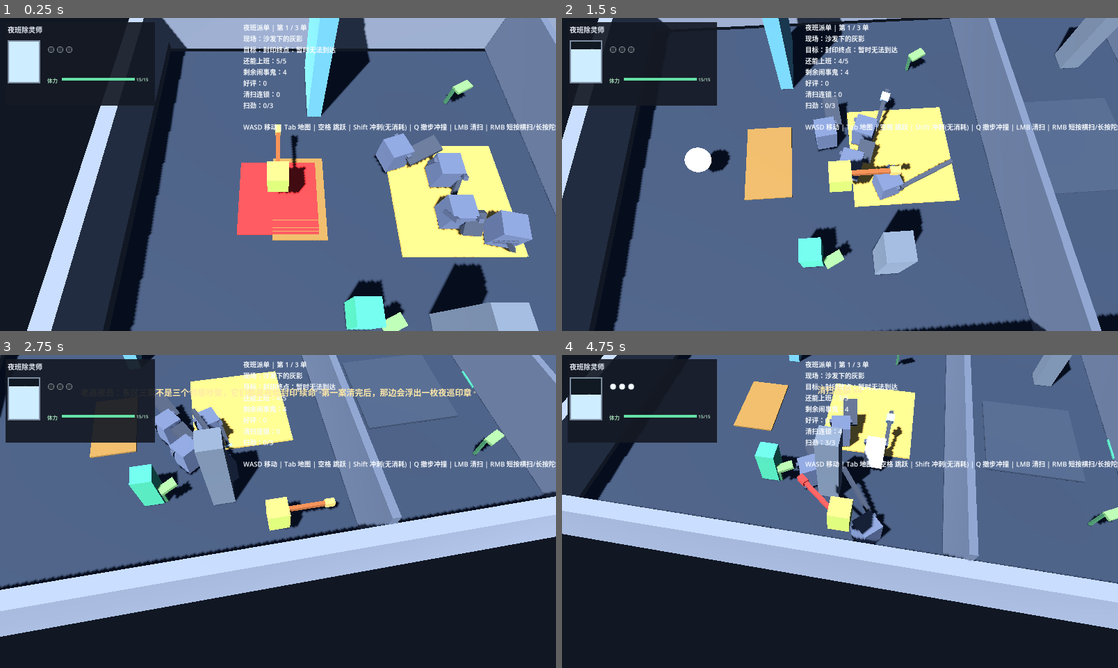
Above: before the commit, frames 1-4 (two rows, left to right).
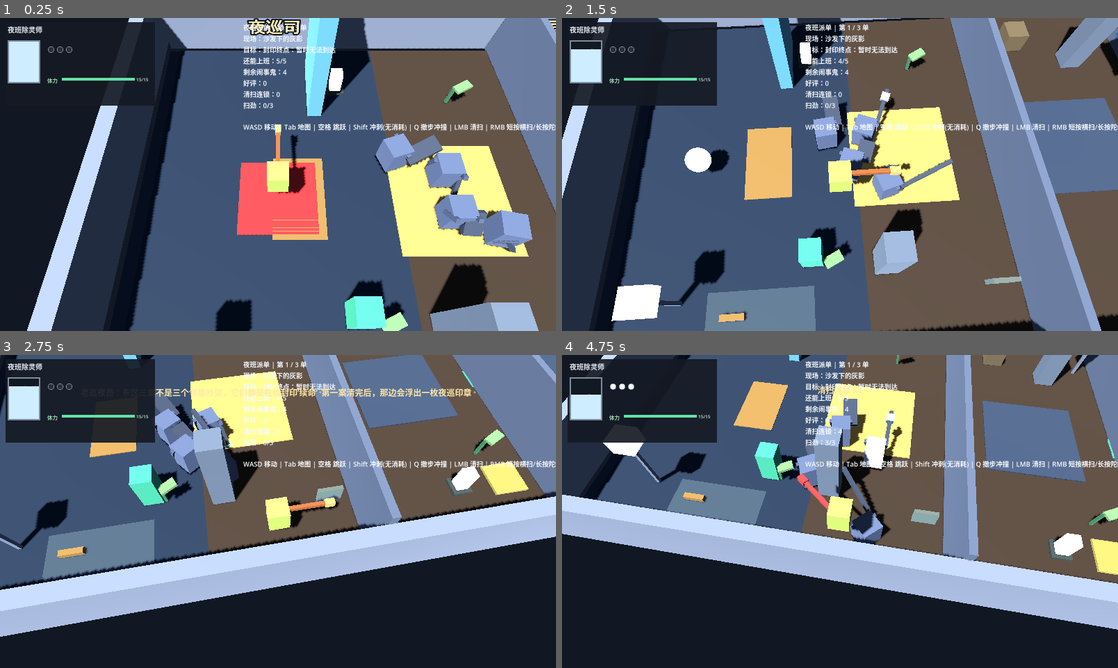
Above: after the commit, the same moments.

Repository: l754121012-afk/Ychuling
Game: Godot game, scene res://scenes/main/V2FirstLoop.tscn
Same seed, same stepped clock (60 frames per second), same inputs: the game is played once before the commit and once after it.
Inputs (mouse positions are in pixels of both pictures, inside the frame that each line leads up to):
- Up to frame 1 (0.25 s): no input
- Up to frame 2 (1.5 s): tap Enter (confirm) at 0.5 s; move the mouse to (962, 158) at 0.52 s; hold D (move_right) 0.53-1.28 s; tap E (interact) at 0.6 s; click (962, 158) at 0.67 s; tap Space (jump) at 0.77 s; move the mouse to (728, 190) at 1.27 s; hold S (move_down) from 1.28 s (still down); click (728, 190) at 1.35 s
- Up to frame 3 (2.75 s): tap Space (jump) at 1.52 s; tap E (interact) at 1.55, 2.3 s; move the mouse to (333, 442) at 2.02 s; release S (move_down) at 2.03 s; hold D (move_right) from 2.03 s (still down); tap Enter (confirm) at 2.1 s
- Up to frame 4 (4.75 s): move the mouse to (812, 574) at 2.77 s; release D (move_right) at 2.78 s; hold W (move_up) 2.78-3.53 s; tap Shift (dash) at 2.85 s; click (812, 574) at 2.92 s; tap Space (jump) at 3.02, 3.77, 4.52 s; tap E (interact) at 3.05, 3.8, 4.35 s; move the mouse to (1006, 558) at 3.52 s; hold X (heal) 3.53-4.28 s; hold A (move_left) from 3.53 s (still down); move the mouse to (673, 464) at 4.27 s

The runs differ from the first frame. In frame 1, 14% of the frame differs, in the area x 23-100%, y 0-100%; in frame 2, 29%, in the area x 8-100%, y 0-100%; in frame 3, 20%; in frame 4, 22%.

Commit message:
feat(v2): map data-driven regions, zone partitioning and env component pool
- Wire M2RouteLab to V2RouteData + V2RegionBuilder (_build_region_world), drop hardcoded decor
- Build region world from first_night_region.json: 4 district floors + props/decor/gates
- Add three rituals: case delivery, ability-gate door open (opened signal), boss reveal
- Add V2RegionBuilder build smoke and verify all v2 + m2 smokes pass

Diff:
--- a/project/content/route/first_night_region.json
+++ b/project/content/route/first_night_region.json
@@ -6,6 +6,105 @@
     {"x": -13.5, "y": 0.9, "z": 0.0}
   ],
   "zones": [
+    {
+      "id": "district_nightwatch",
+      "name": "夜巡司",
+      "type": "district",
+      "min_x": -19.5,
+      "max_x": -10.0,
+      "x": -14.75,
+      "z": 0.0,
+      "span": 4.75,
+      "depth": 16.0,
+      "floor_color": "#2b3a4e",
+      "props": [
+        {"type": "breakable", "id": "night_jar", "x": -16.5, "z": 5.6}
+      ],
+      "decor": [
+        {"type": "waterfall", "x": -13.0, "z": -5.4, "w": 3.0, "h": 7.0},
+        {"type": "plant", "x": -11.5, "z": 4.5},
+        {"type": "lamp", "x": -17.0, "z": 5.6, "r": 0.65},
+        {"type": "plaque", "x": -15.0, "z": 6.2},
+        {"type": "spirit_fire", "x": -12.0, "z": -5.5},
+        {"type": "mist", "x": -14.0, "z": 6.5, "sw": 4.0, "sd": 2.4}
+      ]
+    },
+    {
+      "id": "district_residential",
+      "name": "居住区",
+      "type": "district",
+      "min_x": -10.0,
+      "max_x": 4.5,
+      "x": -2.75,
+      "z": 0.0,
+      "span": 7.25,
+      "depth": 16.0,
+      "floor_color": "#4a3b2e",
+      "props": [
+        {"type": "pressure", "x": 2.5, "z": 6.0, "size": 1.4},
+        {"type": "box", "x": -1.5, "z": -6.0, "size": 1.0},
+        {"type": "breakable", "id": "night_jar_0", "x": -6.5, "z": 4.0},
+        {"type": "breakable", "id": "night_jar_1", "x": -5.7, "z": 4.0},
+        {"type": "breakable", "id": "night_jar_2", "x": -4.9, "z": 4.0}
+      ],
+      "decor": [
+        {"type": "plant", "x": -7.0, "z": -4.7},
+        {"type": "plant", "x": 2.0, "z": 4.5},
+        {"type": "pillar", "x": -9.2, "z": 4.6, "r": 0.45, "h": 3.4},
+        {"type": "pillar", "x": 1.2, "z": -4.7, "r": 0.45, "h": 3.8},
+        {"type": "window", "x": -5.0, "z": 5.6, "w": 1.0, "h": 1.6},
+        {"type": "lamp", "x": 3.0, "z": -5.6, "r": 0.6},
+        {"type": "spirit_fire", "x": 0.5, "z": 6.0}
+      ]
+    },
+    {
+      "id": "district_theater",
+      "name": "旧剧场·电视台",
+      "type": "district",
+      "min_x": 4.5,
+      "max_x": 10.5,
+      "x": 7.5,
+      "z": 0.0,
+      "span": 3.0,
+      "depth": 16.0,
+      "floor_color": "#4a2c3c",
+      "props": [
+        {"type": "lift", "x": 6.0, "z": -6.0, "lift": 2.0, "dur": 2.4},
+        {"type": "breakable", "id": "theater_jar", "x": 9.5, "z": 5.5}
+      ],
+      "decor": [
+        {"type": "plant", "x": 8.5, "z": -4.5},
+        {"type": "pillar", "x": 10.2, "z": 4.5, "r": 0.6, "h": 5.0},
+        {"type": "lamp", "x": 5.5, "z": 5.6, "r": 0.65},
+        {"type": "window", "x": 9.0, "z": 5.6, "w": 1.2, "h": 1.8},
+        {"type": "spirit_fire", "x": 7.0, "z": -5.5},
+        {"type": "plaque", "x": 5.5, "z": -6.0}
+      ]
+    },
+    {
+      "id": "district_seal",
+      "name": "Boss 封印场",
+      "type": "district",
+      "min_x": 10.5,
+      "max_x": 20.0,
+      "x": 15.25,
+      "z": 0.0,
+      "span": 4.75,
+      "depth": 16.0,
+      "floor_color": "#2f4a40",
+      "props": [
+        {"type": "pressure", "x": 12.0, "z": -5.6, "size": 1.6},
+        {"type": "box", "x": 13.0, "z": 5.6, "size": 1.1},
+        {"type": "lift", "x": 17.5, "z": -6.0, "lift": 2.4, "dur": 2.8}
+      ],
+      "decor": [
+        {"type": "pillar", "x": 12.5, "z": 5.0, "r": 0.7, "h": 6.0},
+        {"type": "pillar", "x": 18.0, "z": -5.0, "r": 0.7, "h": 6.0},
+        {"type": "lamp", "x": 16.0, "z": 5.6, "r": 0.7},
+        {"type": "spirit_fire", "x": 19.0, "z": 5.5},
+        {"type": "waterfall", "x": 14.0, "z": -5.4, "w": 2.5, "h": 6.0}
+      ]
+    },
     {"id": "rest", "type": "rest", "x": -13.5, "z": 0.0},
     {"id": "shortcut_east", "type": "path", "x": -4.0, "z": 4.0},
     {"id": "case_sofa", "type": "case", "x": -8.0, "z": 0.0},
@@ -17,7 +116,7 @@
   "ability_gates": [
     {"id": "shortcut_gate", "required_ability": "night_stamp", "unlocks_zone": "shortcut_east"},
     {"id": "boss_gate", "required_quest": "side_b", "unlocks_zone": "boss_room"},
-    {"id": "seal_door", "required_boss": "seal_boss", "unlocks_zone": "seal_endpoint"}
+    {"id": "seal_door", "required_boss": "seal_boss", "unlocks_zone": "seal_endpoint", "world": true, "x": 15.4, "z": 0.0, "kind": "boss", "prompt": "封印之门"}
   ],
   "abilities": [
     {"id": "night_stamp", "name": "夜巡印章", "flavor": "让旧路出现新的入口。"},
--- a/project/scripts/main/M2RouteLab.gd
+++ b/project/scripts/main/M2RouteLab.gd
@@ -6,8 +6,8 @@
 const GateScript := preload("res://scripts/v2/V2AbilityGate.gd")
 const PickupScript := preload("res://scripts/v2/V2AbilityPickup.gd")
 const RitualScript := preload("res://scripts/v2/V2RitualEffect.gd")
-const EnvFactory := preload("res://scripts/v2/V2EnvFactory.gd")
-const BreakableScript := preload("res://scripts/v2/V2Breakable.gd")
+const V2RouteData := preload("res://scripts/v2/V2RouteData.gd")
+const V2RegionBuilder := preload("res://scripts/v2/V2RegionBuilder.gd")
 
 const CAMERA_HEIGHT := 10.5
 const CAMERA_BACK := 5.0
@@ -82,11 +82,13 @@
 var _map_current_label: Label
 var _zone_marker_labels: Array[Label] = []
 var _npc_data: Array[Dictionary] = []
+var _region_gates: Dictionary = {}
 
 
 func _ready() -> void:
 	_build_environment()
 	_build_route_floor()
+	_build_region_world()
 	_build_case_pads()
 	_build_rest_markers()
 	_build_route_gates()
@@ -96,7 +98,6 @@
 	_build_hud()
 	_setup_map_hud()
 	_build_v2_npcs()
-	_build_v2_env_decor()
 	_activate_case(_case_index)
 
 
@@ -141,12 +142,14 @@
 
 func _complete_current_case() -> void:
 	_review_count += 1
+	var case_pos: Vector3 = Vector3(float(CASES[_case_index]["zone_x"]), 0.0, 0.0)
 	_set_pad_color(_case_index, Color("#6fce8f"))
 	if _case_index == 0 and not _has_night_stamp:
 		_spawn_stamp_reward()
 		_show_event("案件1清完：附近出现了夜巡印章")
 		_update_hud()
 		return
+	_spawn_ritual(case_pos, Color("#ffe08a"))
 	if _case_index < CASES.size() - 1:
 		_show_event("顾客回访：五星好评，下一单已亮起")
 		_case_index += 1
@@ -209,6 +212,7 @@
 	_final_started = true
 	_boss_waiting_npc = false
 	_boss_revealed = true
+	_spawn_ritual(FINAL_POS, Color("#c9f2ff"))
 	var minion_styles: Array[String] = ["swipe", "pool", "shot"]
 	for index in range(FINAL_MINION_POS.size()):
 		var minion: TestGhost = GhostScript.new()
@@ -263,15 +267,25 @@
 
 
 func _build_v2_seal_end() -> void:
-	_seal_gate = GateScript.new()
-	_seal_gate.set("gate_id", "seal_door")
-	_seal_gate.set("required_boss", "seal_boss")
-	_seal_gate.position = Vector3(15.4, 0.0, 0.0)
-	add_child(_seal_gate)
+	var built_door: Node = _region_gates.get("seal_door")
+	if is_instance_valid(built_door):
+		_seal_gate = built_door
+	else:
+		_seal_gate = GateScript.new()
+		_seal_gate.set("gate_id", "seal_door")
+		_seal_gate.set("required_boss", "seal_boss")
+		_seal_gate.position = Vector3(15.4, 0.0, 0.0)
+		add_child(_seal_gate)
+	if is_instance_valid(_seal_gate):
+		_seal_gate.opened.connect(_on_seal_gate_opened)
 
 	_target_marker = PlaceholderKit.box("art_key_v2_seal_target", Color("#f2d77a"), Vector3(1.2, 4.0, 1.2))
 	_target_marker.position = Vector3(18.2, 2.0, 0.0)
 	add_child(_target_marker)
+
+
+func _on_seal_gate_opened(_gate_id: String) -> void:
+	_spawn_ritual(_seal_gate.global_position if is_instance_valid(_seal_gate) else Vector3(15.4, 0.0, 0.0), Color("#ffd166"))
 
 
 func _build_v2_npcs() -> void:
@@ -293,22 +307,6 @@
 		add_child(marker)
 
 
-func _build_v2_env_decor() -> void:
-	EnvFactory.waterfall(self, Vector3(-13.0, 0.0, -5.4), 3.0, 7.0)
-	EnvFactory.plant(self, Vector3(-11.5, 0.0, 4.5))
-	EnvFactory.plant(self, Vector3(-7.0, 0.0, -4.7))
-	EnvFactory.plant(self, Vector3(2.0, 0.0, 4.5))
-	EnvFactory.plant(self, Vector3(8.5, 0.0, -4.5))
-	EnvFactory.pillar(self, Vector3(-9.2, 0.0, 4.6), 0.45, 3.4)
-	EnvFactory.pillar(self, Vector3(1.2, 0.0, -4.7), 0.45, 3.8)
-	EnvFactory.pillar(self, Vector3(10.2, 0.0, 4.5), 0.6, 5.0)
-	for index in range(3):
-		var jar: StaticBody3D = BreakableScript.new()
-		jar.set("breakable_id", "night_jar_%d" % index)
-		add_child(jar)
-		jar.position = Vector3(-6.5 + index * 0.8, 0.0, 4.0)
-
-
 func _spawn_ritual(p_position: Vector3, p_color: Color = Color("#ffe08a")) -> void:
 	var effect: Node3D = RitualScript.new()
 	add_child(effect)
@@ -370,6 +368,15 @@
 	var start_pad := PlaceholderKit.box("art_key_route_start", Color("#b58b4a"), Vector3(2.0, 0.08, 3.4))
 	start_pad.position = Vector3(-13.8, 0.04, 0.0)
 	add_child(start_pad)
+
+
+func _build_region_world() -> void:
+	var region: Dictionary = V2RouteData.load_region()
+	if region.is_empty():
+		return
+	var handle: Dictionary = V2RegionBuilder.build(self, region)
+	var gates: Dictionary = handle.get("gates", {})
+	_region_gates = gates
 
 
 func _add_boundary_wall(p_name: String, p_size: Vector3, p_position: Vector3) -> void:
--- a/project/scripts/v2/V2AbilityGate.gd
+++ b/project/scripts/v2/V2AbilityGate.gd
@@ -6,6 +6,11 @@
 @export var gate_id := ""
 @export var required_ability := ""
 @export var required_boss := ""
+@export var required_quest := ""
+@export var kind := "" # "e" | "ability" | "boss" | "quest"
+@export var prompt := ""
+
+var quest_flags: Dictionary = {}
 
 var _opened := false
 
@@ -22,11 +27,26 @@
 		return false
 	if not required_boss.is_empty() and not p_boss_defeated:
 		return false
+	if not required_quest.is_empty() and not quest_flags.has(required_quest):
+		return false
 	return true
+
+
+func can_interact(p_abilities: Dictionary, p_boss_defeated: bool, p_quest_flags: Dictionary = {}) -> bool:
+	if not p_quest_flags.is_empty():
+		quest_flags = p_quest_flags
+	return can_open(p_abilities, p_boss_defeated)
 
 
 func try_open(p_abilities: Dictionary, p_boss_defeated: bool) -> bool:
 	if not can_open(p_abilities, p_boss_defeated):
+		return false
+	_open_now()
+	return true
+
+
+func attempt_open(p_abilities: Dictionary, p_boss_defeated: bool, p_quest_flags: Dictionary = {}) -> bool:
+	if not can_interact(p_abilities, p_boss_defeated, p_quest_flags):
 		return false
 	_open_now()
 	return true
--- a/project/scripts/v2/V2EnvFactory.gd
+++ b/project/scripts/v2/V2EnvFactory.gd
@@ -43,3 +43,142 @@
 	p_parent.add_child(mesh)
 	mesh.position = p_position + Vector3(0.0, p_height * 0.5, 0.0)
 	return mesh
+
+
+# 区域主题地板：只在已有走廊上铺一层薄色板，作为“区域身份”的可读色块，不参与碰撞。
+static func zone_floor(p_parent: Node, p_center: Vector3, p_size: Vector3, p_color: Color) -> MeshInstance3D:
+	var mesh := PlaceholderKit.box("art_key_v2_zone_floor", p_color, p_size)
+	p_parent.add_child(mesh)
+	mesh.position = p_center
+	return mesh
+
+
+static func lamp(p_parent: Node, p_position: Vector3, p_radius: float = 0.65, p_color: Color = Color("#ffd98a")) -> Node3D:
+	var host := Node3D.new()
+	host.name = "DecorLamp"
+	p_parent.add_child(host)
+	host.position = p_position
+	var pole := PlaceholderKit.box("art_key_v2_lamp_pole", Color("#8b96a8"), Vector3(0.14, 2.6, 0.14))
+	pole.position.y = 1.3
+	host.add_child(pole)
+	var head := PlaceholderKit.box("art_key_v2_lamp_head", p_color, Vector3(p_radius * 1.4, p_radius, p_radius * 1.4))
+	head.material_override = PlaceholderKit.emissive_material(p_color, 1.8)
+	head.position.y = 2.75
+	host.add_child(head)
+	return host
+
+
+static func window(p_parent: Node, p_position: Vector3, p_width: float = 1.0, p_height: float = 1.6, p_color: Color = Color("#9fd8ff")) -> MeshInstance3D:
+	var mesh := PlaceholderKit.box("art_key_v2_window", p_color, Vector3(p_width, p_height, 0.16))
+	mesh.material_override = PlaceholderKit.material_alpha(p_color, 0.55)
+	p_parent.add_child(mesh)
+	mesh.position = p_position
+	return mesh
+
+
+static func plaque(p_parent: Node, p_position: Vector3, p_color: Color = Color("#b58b4a")) -> MeshInstance3D:
+	var mesh := PlaceholderKit.box("art_key_v2_plaque", p_color, Vector3(0.9, 0.5, 0.24))
+	p_parent.add_child(mesh)
+	mesh.position = p_position
+	return mesh
+
+
+static func spirit_fire(p_parent: Node, p_position: Vector3, p_scale: float = 1.0, p_color: Color = Color("#7ad7cf")) -> Node3D:
+	var host := Node3D.new()
+	host.name = "DecorSpiritFire"
+	p_parent.add_child(host)
+	host.position = p_position
+	var base := PlaceholderKit.box("art_key_v2_spirit_fire_base", Color("#48534f"), Vector3(0.8, 0.16, 0.8) * p_scale)
+	base.position.y = 0.08 * p_scale
+	host.add_child(base)
+	var flame := PlaceholderKit.box("art_key_v2_spirit_fire", p_color, Vector3(0.5, 0.9, 0.5) * p_scale)
+	flame.material_override = PlaceholderKit.emissive_material(p_color, 2.4)
+	flame.position.y = 0.62 * p_scale
+	host.add_child(flame)
+	return host
+
+
+static func mist_zone(p_parent: Node, p_position: Vector3, p_size: Vector2 = Vector2(5.0, 3.0), p_color: Color = Color("#9fb8cf")) -> MeshInstance3D:
+	var mesh := PlaceholderKit.ground_quad("art_key_v2_mist_zone", p_color, p_size)
+	mesh.material_override = PlaceholderKit.material_alpha(p_color, 0.26)
+	p_parent.add_child(mesh)
+	mesh.position = p_position + Vector3(0.0, 0.05, 0.0)
+	return mesh
+
+
+# 压力机关：Area3D 触发器，玩家/箱子压上会发 pressed 信号，可在运行时连到门/机关。
+static func pressure_plate(p_parent: Node, p_position: Vector3, p_size: float = 1.4, p_color: Color = Color("#c9b45a")) -> Area3D:
+	var plate := Area3D.new()
+	plate.name = "PressurePlate"
+	p_parent.add_child(plate)
+	plate.position = p_position
+	var shape := BoxShape3D.new()
+	shape.size = Vector3(p_size, 0.24, p_size)
+	var collision := CollisionShape3D.new()
+	collision.shape = shape
+	collision.position.y = 0.12
+	plate.add_child(collision)
+	var mesh := PlaceholderKit.box("art_key_v2_pressure_plate", p_color, Vector3(p_size, 0.1, p_size))
+	mesh.position.y = 0.14
+	plate.add_child(mesh)
+	plate.set_meta("press_color", p_color)
+	return plate
+
+
+# 可推箱：RigidBody3D 物理箱，可被撞击/推动。
+static func pushable_box(p_parent: Node, p_position: Vector3, p_size: float = 1.0, p_color: Color = Color("#7f6e50")) -> RigidBody3D:
+	var box := RigidBody3D.new()
+	box.name = "PushableBox"
+	p_parent.add_child(box)
+	box.position = p_position
+	var shape := BoxShape3D.new()
+	shape.size = Vector3(p_size, p_size, p_size)
+	var collision := CollisionShape3D.new()
+	collision.shape = shape
+	collision.position.y = p_size * 0.5
+	box.add_child(collision)
+	var mesh := PlaceholderKit.box("art_key_v2_pushable_box", p_color, Vector3(p_size, p_size, p_size))
+	mesh.position.y = p_size * 0.5
+	box.add_child(mesh)
+	box.mass = 3.0
+	return box
+
+
+# 升降平台：AnimatableBody3D 上下往返，站在上面的角色会随平台移动。
+static func lift_platform(p_parent: Node, p_position: Vector3, p_lift_height: float = 2.0, p_duration: float = 2.4, p_size: Vector3 = Vector3(2.4, 0.3, 2.0)) -> AnimatableBody3D:
+	var lift := AnimatableBody3D.new()
+	lift.name = "LiftPlatform"
+	p_parent.add_child(lift)
+	lift.position = p_position
+	var shape := BoxShape3D.new()
+	shape.size = p_size
+	var collision := CollisionShape3D.new()
+	collision.shape = shape
+	collision.position.y = p_size.y * 0.5
+	lift.add_child(collision)
+	var mesh := PlaceholderKit.box("art_key_v2_lift_platform", Color("#3f6d8c"), p_size)
+	mesh.position.y = p_size.y * 0.5
+	lift.add_child(mesh)
+	var tween := lift.create_tween()
+	tween.set_loops()
+	tween.tween_property(lift, "position", p_position + Vector3(0.0, p_lift_height, 0.0), p_duration).set_trans(Tween.TRANS_SINE).set_ease(Tween.EASE_IN_OUT)
+	tween.tween_property(lift, "position", p_position, p_duration).set_trans(Tween.TRANS_SINE).set_ease(Tween.EASE_IN_OUT)
+	return lift
+
+
+# 统一可互动门：E 门 / 能力门 / Boss 门共用一套节点与开法。
+static func interactive_door(p_parent: Node, p_position: Vector3, p_size: Vector3 = Vector3(0.5, 3.2, 2.0), p_color: Color = Color("#6a4352")) -> StaticBody3D:
+	var door := StaticBody3D.new()
+	door.name = "InteractiveDoor"
+	p_parent.add_child(door)
+	door.position = p_position
+	var shape := BoxShape3D.new()
+	shape.size = p_size
+	var collision := CollisionShape3D.new()
+	collision.shape = shape
+	collision.position.y = p_size.y * 0.5
+	door.add_child(collision)
+	var mesh := PlaceholderKit.box("art_key_v2_interactive_door", p_color, p_size)
+	mesh.position.y = p_size.y * 0.5
+	door.add_child(mesh)
+	return door
--- /dev/null
+++ b/project/scripts/v2/V2RegionBuilder.gd
@@ -0,0 +1,152 @@
+class_name V2RegionBuilder
+extends RefCounted
+
+const RouteData := preload("res://scripts/v2/V2RouteData.gd")
+const EnvFactory := preload("res://scripts/v2/V2EnvFactory.gd")
+const GateScript := preload("res://scripts/v2/V2AbilityGate.gd")
+const BreakableScript := preload("res://scripts/v2/V2Breakable.gd")
+
+
+# 按 Region JSON 生成区域世界（环境层），并把“改 JSON -> 跑地图”落地。
+# 返回句柄字典：{ "zones": {id: Node3D}, "gates": {id: V2AbilityGate}, "props": int, "decor": int, "floors": int }
+static func build(p_parent: Node, p_region: Dictionary) -> Dictionary:
+	var zones := {}
+	var gates := {}
+	var prop_count := 0
+	var decor_count := 0
+	var floor_count := 0
+
+	for zone in p_region.get("zones", []):
+		if not (zone.has("min_x") and zone.has("max_x")):
+			continue
+		var zone_host := _build_zone(p_parent, zone)
+		zones[zone.get("id", "")] = zone_host
+		floor_count += 1
+		for prop in zone.get("props", []):
+			_spawn_prop(p_parent, zone, prop)
+			prop_count += 1
+		for decor in zone.get("decor", []):
+			_spawn_decor(p_parent, decor)
+			decor_count += 1
+
+	for gate in p_region.get("ability_gates", []):
+		# 只有带世界坐标的门才会生成实体；逻辑门（仅 required_ability/required_quest）不落世界，避免在走廊原点叠一堵墙。
+		if not (gate.has("x") and gate.has("z")):
+			continue
+		var node: Node = _build_gate(p_parent, gate)
+		if node:
+			gates[gate.get("id", "")] = node
+
+	return {
+		"zones": zones,
+		"gates": gates,
+		"props": prop_count,
+		"decor": decor_count,
+		"floors": floor_count,
+	}
+
+
+static func zone_id_at_x(p_region: Dictionary, p_x: float) -> String:
+	var fallback := ""
+	for zone in p_region.get("zones", []):
+		if not (zone.has("min_x") and zone.has("max_x")):
+			continue
+		var min_x := float(zone.get("min_x"))
+		var max_x := float(zone.get("max_x"))
+		if p_x >= min_x and p_x <= max_x:
+			return zone.get("id", "")
+		if fallback.is_empty():
+			fallback = zone.get("id", "")
+	return fallback
+
+
+static func zone_by_id(p_region: Dictionary, p_zone_id: String) -> Dictionary:
+	for zone in p_region.get("zones", []):
+		if zone.get("id", "") == p_zone_id:
+			return zone
+	return {}
+
+
+static func _build_zone(p_parent: Node, p_zone: Dictionary) -> Node3D:
+	var host := Node3D.new()
+	host.name = "Zone_%s" % str(p_zone.get("id", "zone"))
+	p_parent.add_child(host)
+	var center := Vector3(float(p_zone.get("x", 0.0)), 0.0, float(p_zone.get("z", 0.0)))
+	var span := float(p_zone.get("span", 4.0))
+	var depth := float(p_zone.get("depth", 16.0))
+	var floor_color: Color = Color("#45546d")
+	if p_zone.has("floor_color"):
+		floor_color = Color(str(p_zone.get("floor_color")))
+	# zone_floor 内部已经 add_child 到 host，这里不要再包一层 add_child，否则会报“已有父节点”。
+	EnvFactory.zone_floor(host, center + Vector3(0.0, 0.02, 0.0), Vector3(span * 2.0, 0.04, depth), floor_color)
+
+	var banner := Label3D.new()
+	banner.name = "ZoneBanner"
+	banner.text = str(p_zone.get("name", p_zone.get("id", "")))
+	banner.position = center + Vector3(0.0, 2.6, -6.5)
+	banner.modulate = Color("#ffe9a8")
+	banner.outline_modulate = Color("#141a26")
+	banner.font_size = 72
+	banner.pixel_size = 0.01
+	banner.outline_size = 24
+	host.add_child(banner)
+	return host
+
+
+static func _spawn_prop(p_parent: Node, p_zone: Dictionary, p_prop: Dictionary) -> void:
+	var kind := str(p_prop.get("type", "pillar"))
+	var pos := Vector3(float(p_prop.get("x", p_zone.get("x", 0.0))), 0.0, float(p_prop.get("z", 0.0)))
+	match kind:
+		"platform":
+			EnvFactory.platform(p_parent, pos, Vector3(float(p_prop.get("sx", 3.0)), float(p_prop.get("sy", 0.4)), float(p_prop.get("sz", 2.0))), _color(p_prop, "#8b96a8"))
+		"pillar":
+			EnvFactory.pillar(p_parent, pos, float(p_prop.get("r", 0.5)), float(p_prop.get("h", 4.0)), _color(p_prop, "#7c8a9a"))
+		"plant":
+			EnvFactory.plant(p_parent, pos, float(p_prop.get("scale", 1.0)))
+		"waterfall":
+			EnvFactory.waterfall(p_parent, pos, float(p_prop.get("w", 3.0)), float(p_prop.get("h", 7.0)))
+		"lamp":
+			EnvFactory.lamp(p_parent, pos, float(p_prop.get("r", 0.65)), _color(p_prop, "#ffd98a"))
+		"window":
+			EnvFactory.window(p_parent, pos, float(p_prop.get("w", 1.0)), float(p_prop.get("h", 1.6)), _color(p_prop, "#9fd8ff"))
+		"plaque":
+			EnvFactory.plaque(p_parent, pos, _color(p_prop, "#b58b4a"))
+		"spirit_fire":
+			EnvFactory.spirit_fire(p_parent, pos, float(p_prop.get("scale", 1.0)), _color(p_prop, "#7ad7cf"))
+		"mist":
+			EnvFactory.mist_zone(p_parent, pos, Vector2(float(p_prop.get("sw", 5.0)), float(p_prop.get("sd", 3.0))), _color(p_prop, "#9fb8cf"))
+		"breakable":
+			var jar: StaticBody3D = BreakableScript.new()
+			jar.set("breakable_id", str(p_prop.get("id", "jar")))
+			p_parent.add_child(jar)
+			jar.position = pos
+		"pressure":
+			EnvFactory.pressure_plate(p_parent, pos, float(p_prop.get("size", 1.4)), _color(p_prop, "#c9b45a"))
+		"box":
+			EnvFactory.pushable_box(p_parent, pos, float(p_prop.get("size", 1.0)), _color(p_prop, "#7f6e50"))
+		"lift":
+			EnvFactory.lift_platform(p_parent, pos, float(p_prop.get("lift", 2.0)), float(p_prop.get("dur", 2.4)))
+
+
+static func _spawn_decor(p_parent: Node, p_decor: Dictionary) -> void:
+	_spawn_prop(p_parent, {"x": p_decor.get("x", 0.0), "z": p_decor.get("z", 0.0)}, p_decor)
+
+
+static func _build_gate(p_parent: Node, p_gate: Dictionary) -> Node:
+	var pos := Vector3(float(p_gate.get("x", 0.0)), 0.0, float(p_gate.get("z", 0.0)))
+	var gate: StaticBody3D = GateScript.new()
+	gate.set("gate_id", p_gate.get("id", ""))
+	gate.set("required_ability", p_gate.get("required_ability", ""))
+	gate.set("required_boss", p_gate.get("required_boss", ""))
+	gate.set("required_quest", p_gate.get("required_quest", ""))
+	gate.set("kind", p_gate.get("kind", ""))
+	gate.set("prompt", p_gate.get("prompt", ""))
+	p_parent.add_child(gate)
+	gate.position = pos
+	return gate
+
+
+static func _color(p_data: Dictionary, p_default: String) -> Color:
+	if p_data.has("color"):
+		return Color(str(p_data.get("color")))
+	return Color(p_default)
--- /dev/null
+++ b/project/tests/v2_region_build_smoke.gd
@@ -0,0 +1,42 @@
+extends SceneTree
+
+const RouteData := preload("res://scripts/v2/V2RouteData.gd")
+const RegionBuilder := preload("res://scripts/v2/V2RegionBuilder.gd")
+
+
+func _init() -> void:
+	call_deferred("_run")
+
+
+func _run() -> void:
+	var region: Dictionary = RouteData.load_region()
+	var root_node := Node3D.new()
+	root.add_child(root_node)
+
+	var handle: Dictionary = RegionBuilder.build(root_node, region)
+	for _frame in range(6):
+		await process_frame
+
+	var zones: Dictionary = handle.get("zones", {})
+	var gates: Dictionary = handle.get("gates", {})
+	var floors: int = int(handle.get("floors", 0))
+	var props: int = int(handle.get("props", 0))
+	var decor: int = int(handle.get("decor", 0))
+	var seal_gate: Node = gates.get("seal_door")
+
+	print("V2_REGION floors=%s props=%s decor=%s gates=%s" % [
+		floors,
+		props,
+		decor,
+		(seal_gate.get("gate_id") if is_instance_valid(seal_gate) else "none"),
+	])
+
+	var ok: bool = floors >= 4 \
+		and props > 0 \
+		and decor > 0 \
+		and zones.has("district_nightwatch") \
+		and zones.has("district_residential") \
+		and zones.has("district_theater") \
+		and zones.has("district_seal") \
+		and is_instance_valid(seal_gate)
+	quit(0 if ok else 1)
Not shown, added: AGENTS.md
Not shown, changed: outputs/M1-RUN.md
Not shown, changed: outputs/README.md
Not shown, added: outputs/SESSION-HANDOFF.md
